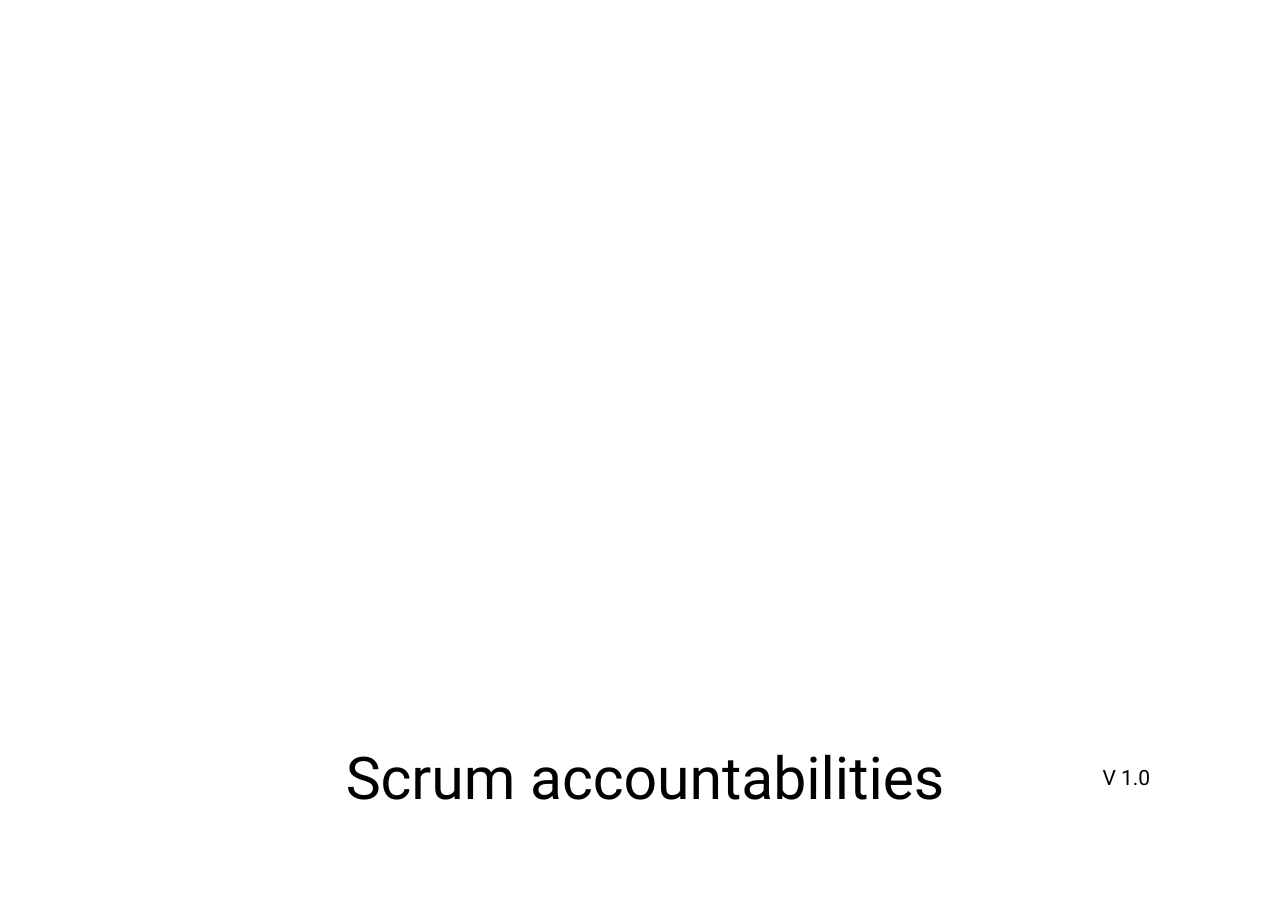
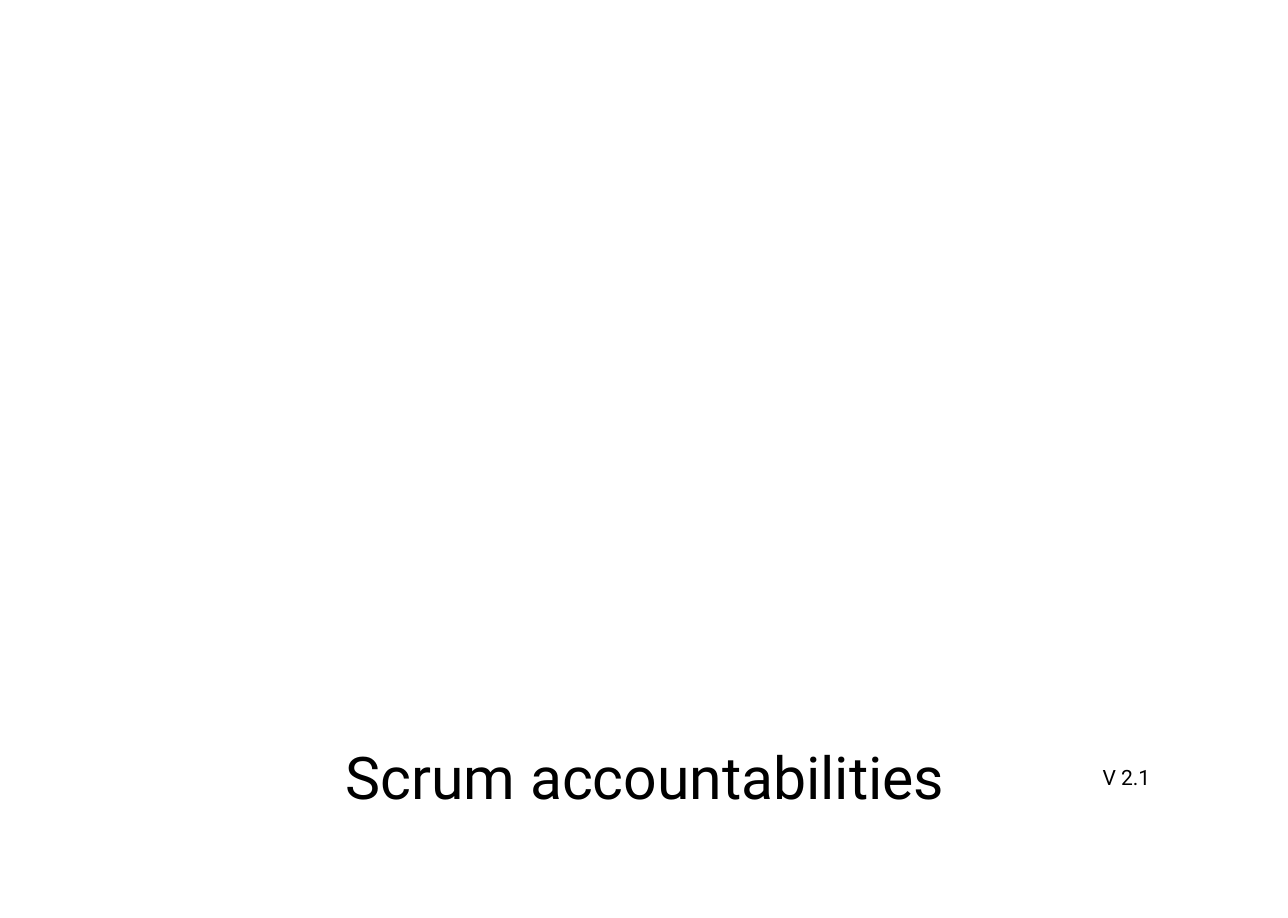
Before and after one commit to ScrumFacilitators/Scrum-Accountabilities, a slide deck: slide 10 of Scrum Accountabilities A6.pptx. Drawn at 1288x918 pixels with LibreOffice and Linux fonts; fonts in the diff are those of the drawing; background and template pictures are left out. Boxes give left, top, right and bottom in pixels: in the first picture for what was removed or moved away, otherwise in the second. Text is boxed around its words. In the diff, an @@ line names an element or a change of style, - is before the commit and + after.

```diff
--- a/Scrum Accountabilities A6.pptx
+++ b/Scrum Accountabilities A6.pptx
@@ text at <box>1103,770,1150,785</box>: text changed @@
-V 1.0
+V 2.1
```
Also in this commit, not shown: 6 other slides changed, 1 other file.
